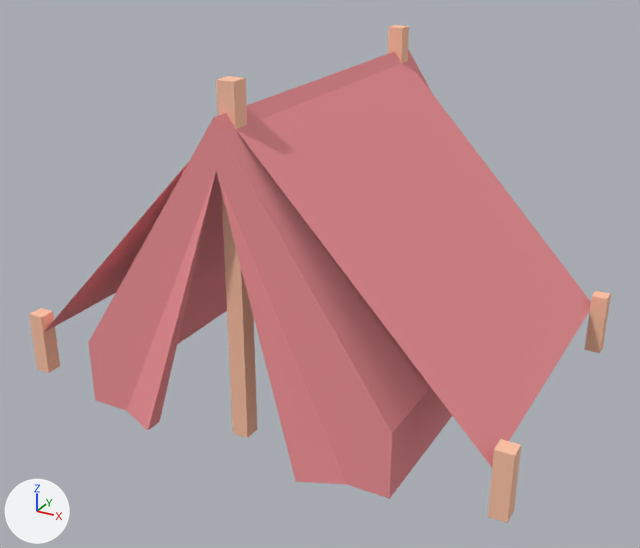
The glTF model public/assets/models/kenney-nature-kit/tent_detailedOpen.glb as it was, and as the next commit left it.
Before and after are seen from a 50 mm lens placed at (0.683, -1.253, 0.75), pointed at (0.014, -0.037, 0.142). The lights are fixed; the arrows at lower left show +X, +Y and +Z. The picture after the commit comes second. Where no turn or scale is listed for an object, it has been applied to the vertices. Vertices at exactly the same position are counted once.

In view in the first picture: 'tent_detailedOpen'.
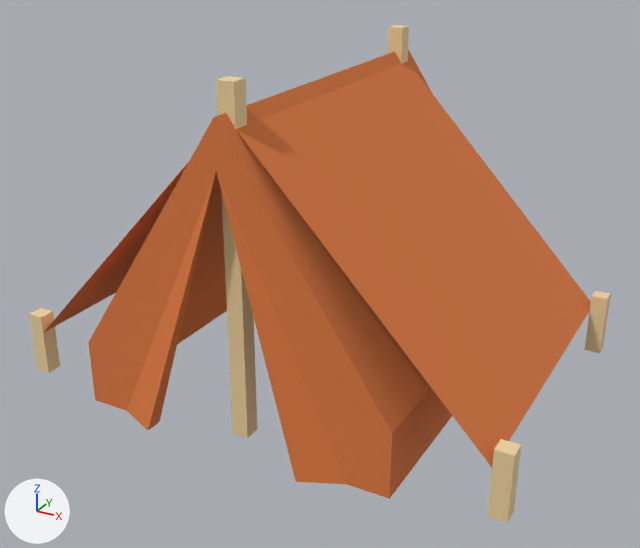
Changed parts and their boxes (x1, y1, x2, y2) in the pictures (640 x 548 px):
part 1 of me_mesh_tent_detailedopen, recoloured: (29, 25, 611, 523) in both
part 2 of me_mesh_tent_detailedopen, recoloured (pink to orange): (43, 49, 591, 499) in both

The edits, one by one:
me_mesh_tent_detailedopen has 89 vertices, 175 faces and spans x -0.437..0.437, y -0.348..0.318, z 0.0..0.561.
me_mesh_tent_detailedopen is used by ob_tent_detailedopen; location (0.0, 0.015, -0.05).
me_mesh_tent_detailedopen part 1: 112 faces centred in x -0.437..0.437, y -0.289..0.29, z 0.0..0.561 are repainted in the vertex colours; the middle colour goes from beige #ffc5a7 to beige #eed3a0.
me_mesh_tent_detailedopen part 2: 63 faces centred in x -0.277..0.277, y -0.328..0.318, z 0.0..0.511 are repainted in the vertex colours; the middle colour goes from pink #f19398 to orange #de7a40.
